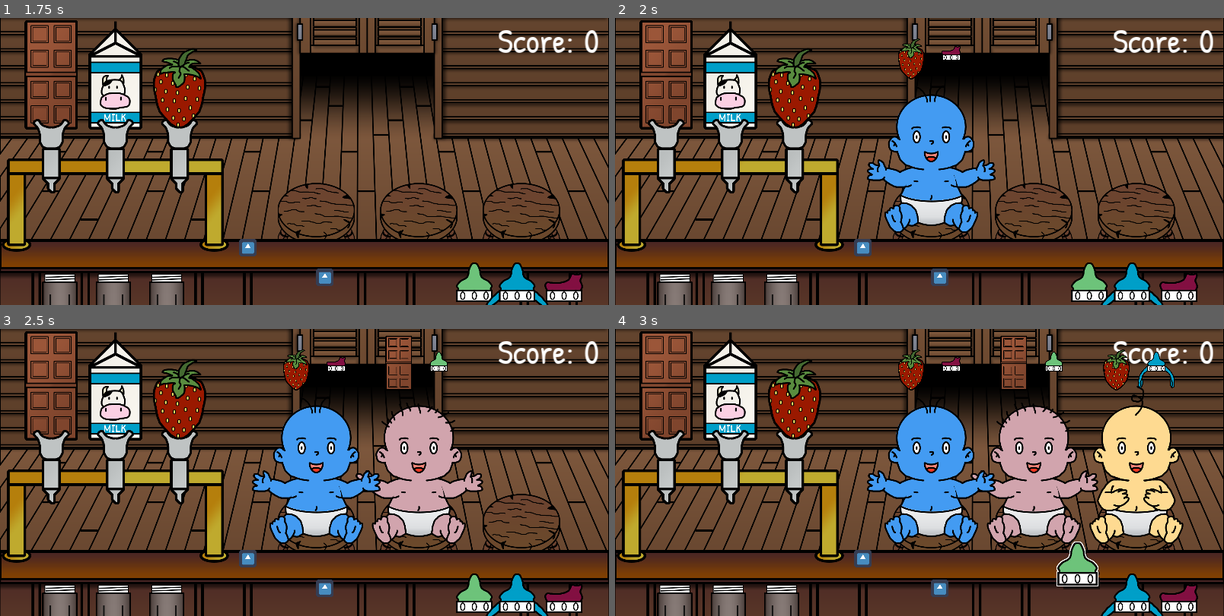
Above: before the commit, frames 1-4 (two rows, left to right).
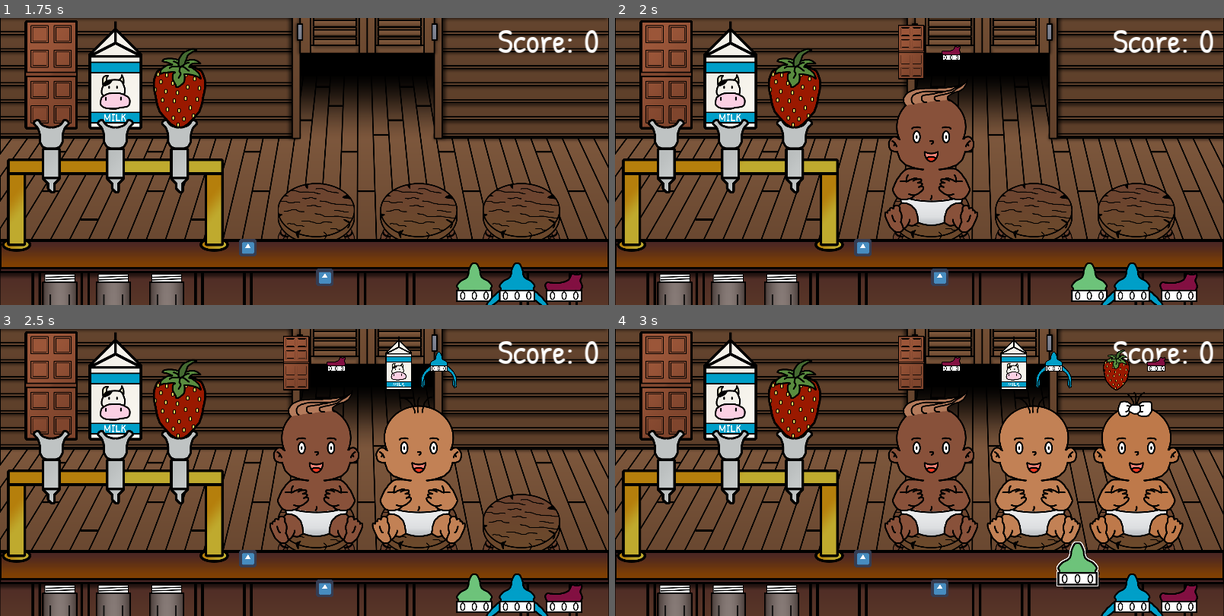
Above: after the commit, the same moments.

Repository: Gravedigger7789/little-willys-milk-bar
Game: Godot game, scene res://World.tscn
The game is run twice, just before and just after one commit, with the same random seed, the same clock (stepped at 60 frames per second) and the same inputs. The engine's default icon, where the game draws it, is replaced by a stand-in: a white triangle on a blue panel in a dark square.
Inputs (mouse positions are in pixels of both pictures, inside the frame that each line leads up to):
- Up to frame 1 (1.75 s): tap Enter at 0.5 s; drag from (48, 86) to (48, 216) at 0.52 s; tap Space at 1.25 s; drag from (115, 86) to (48, 216) at 1.27 s
- Up to frame 2 (2 s): no input
- Up to frame 3 (2.5 s): move the mouse to (176, 397) at 2.02 s; press the mouse at (176, 397) at 2.03 s
- Up to frame 4 (3 s): release the mouse at (791, 397) at 2.75 s; drag from (1090, 593) to (1035, 463) at 2.77 s

Frame 1 is identical in both runs. In frame 2, 5.7% of the frame differs, in the area x 41-63%, y 2-75%; in frame 3, 11%; in frame 4, 15%, in the area x 41-94%, y 2-75%.

Commit message:
Made realistic baby colors

Diff:
--- a/src/Characters/Baby.gd
+++ b/src/Characters/Baby.gd
@@ -36,6 +36,24 @@
 	"Green": preload("res://assets/bottle/bottle-lid-green.png"),
 }
 
+const SKIN_TONES := [
+	Color("#ffd6c5"),
+	Color("#ffe2c9"),
+	Color("#ffcba3"),
+	Color("#d8905f"),
+	Color("#88513a"),
+	Color("#e7c1b2"),
+	Color("#e7cbb5"),
+	Color("#e8b894"),
+	Color("#c28155"),
+	Color("#7b4934"),
+	Color("#e4bdad"),
+	Color("#e6c8b0"),
+	Color("#e7b38d"),
+	Color("#be794a"),
+	Color("#733e26"),
+]
+
 export var color: Color = Color(1, 1, 1, 1) setget set_color
 export(int, 0,4) var hair_style: int = 0 setget set_hair_style
 export(int, 0,1) var arm_position: int = 0 setget set_arm_position
@@ -60,7 +78,7 @@
 
 
 func _ready() -> void:
-	set_color(Color(randf(), randf(), randf(), 1.0))
+	set_color(SKIN_TONES[randi() % SKIN_TONES.size()])
 	set_hair_style(randi() % HAIR_STYLES.size())
 	set_arm_position(randi() % ARMS.size())
 	wanted_flavor = FLAVORS.keys()[randi() % FLAVORS.size()]
